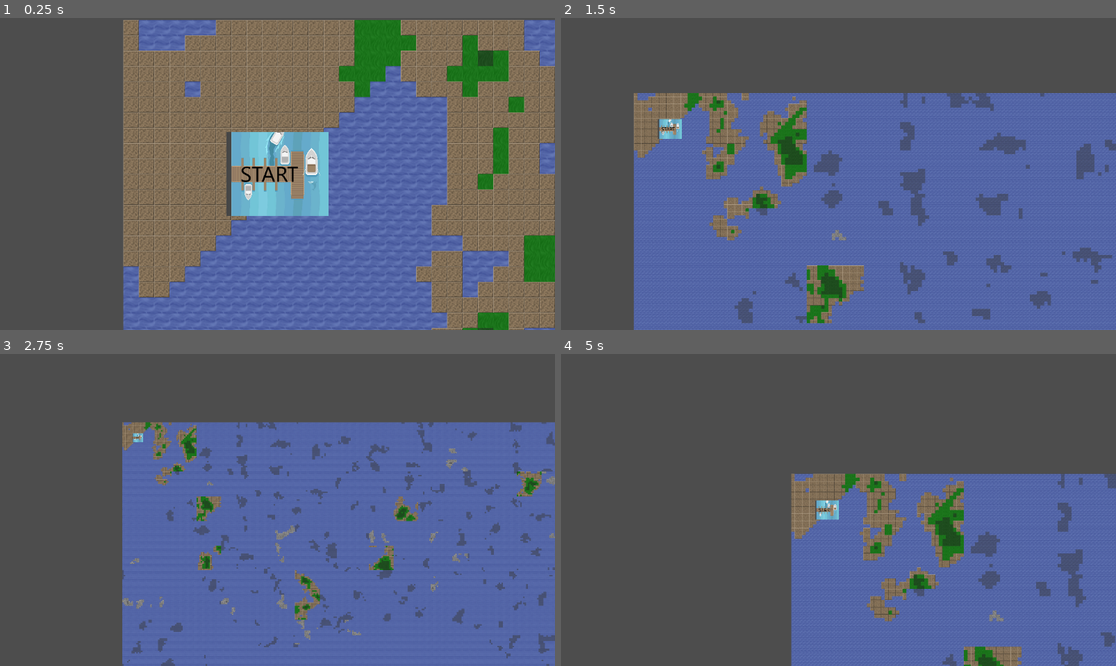
Above: before the commit, frames 1-4 (two rows, left to right).
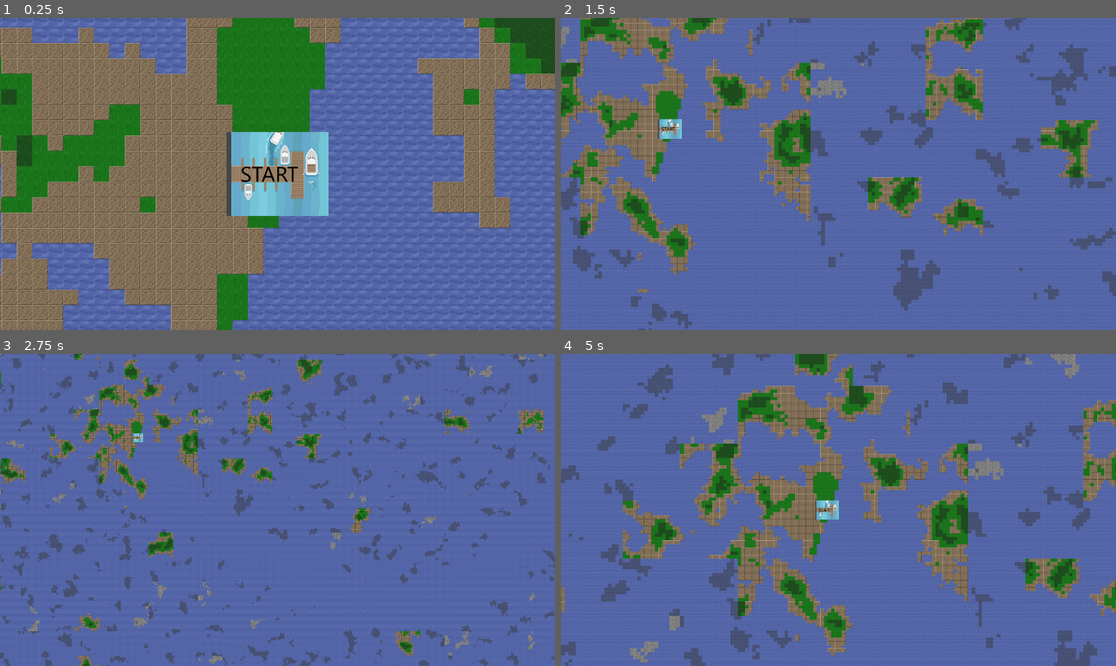
Above: after the commit, the same moments.

Repository: KN-Neuron/Neurogaming-wdrozenie-2026
Game: Godot game, scene res://main.tscn
Two runs of this game, one before a commit and one after it. Both use one fixed random seed, a clock stepped at 60 frames per second and the inputs below. The project has no main scene, so this scene is started directly.
Inputs:
- Up to frame 1 (0.25 s): no input
- Up to frame 2 (1.5 s): tap Enter at 0.5 s; hold Right (ui_right) 0.53-1.28 s; hold E 0.53-1.28 s; hold Down (ui_down) from 1.28 s (still down); tap Q at 1.35 s
- Up to frame 3 (2.75 s): release Down (ui_down) at 2.03 s; hold Right (ui_right) from 2.03 s (still down); hold E from 2.03 s (still down)
- Up to frame 4 (5 s): release Right (ui_right) at 2.78 s; release E at 2.78 s; hold Up (ui_up) 2.78-3.53 s; tap Q at 2.85, 4.35 s; hold E 3.53-4.28 s; hold Left (ui_left) from 3.53 s (still down)

The runs differ from the first frame. In frame 1, 59% of the frame differs, in the area x 0-100%, y 0-100%; in frame 2, 51%; in frame 3, 50%; in frame 4, 75%.

Commit message:
Add path randomization and implement port position generation logic

Diff:
--- a/neuroship/World/Terrain/terrain_generator.gd
+++ b/neuroship/World/Terrain/terrain_generator.gd
@@ -11,6 +11,10 @@
 @export var additional_structures: Array[PlacedStructure] = []
 
 @export_group("Path")
+@export var randomize_path: bool = true
+@export var min_path_length_tiles: float = 150.0
+@export var path_margin_tiles: float = 30.0
+
 @export var start_pos_tiles: Vector2 = Vector2(10, 10)
 @export var end_pos_tiles: Vector2 = Vector2(300, 300)
 @export var path_width_tiles: float = 15.0
@@ -51,6 +55,9 @@
 	_noise.seed = world_seed
 	_noise.noise_type = FastNoiseLite.TYPE_SIMPLEX
 	_noise.frequency = noise_frequency
+
+	if randomize_path:
+		_randomize_ports()
 
 	_initialize_structures()
 	_generate_river_curve()
@@ -242,3 +249,25 @@
 			var instance = struct.scene.instantiate() as Node2D
 			instance.position = struct.tile_position * tile_size
 			add_child(instance)
+
+func _randomize_ports() -> void:
+	var max_x = (grid_width * tiles_per_chunk) - path_margin_tiles
+	var max_y = (grid_height * tiles_per_chunk) - path_margin_tiles
+	var min_coord = path_margin_tiles
+
+	var valid_positions = false
+	var attempts = 0
+
+	while not valid_positions and attempts < 100:
+		start_pos_tiles = Vector2(randf_range(min_coord, max_x), randf_range(min_coord, max_y))
+		end_pos_tiles = Vector2(randf_range(min_coord, max_x), randf_range(min_coord, max_y))
+
+		if start_pos_tiles.distance_to(end_pos_tiles) >= min_path_length_tiles:
+			valid_positions = true
+
+		attempts += 1
+
+	if not valid_positions:
+		start_pos_tiles = Vector2(min_coord, min_coord)
+		end_pos_tiles = Vector2(max_x, max_y)
+		print("Warning: Map too small for min_path_length. Forcing corners.")
